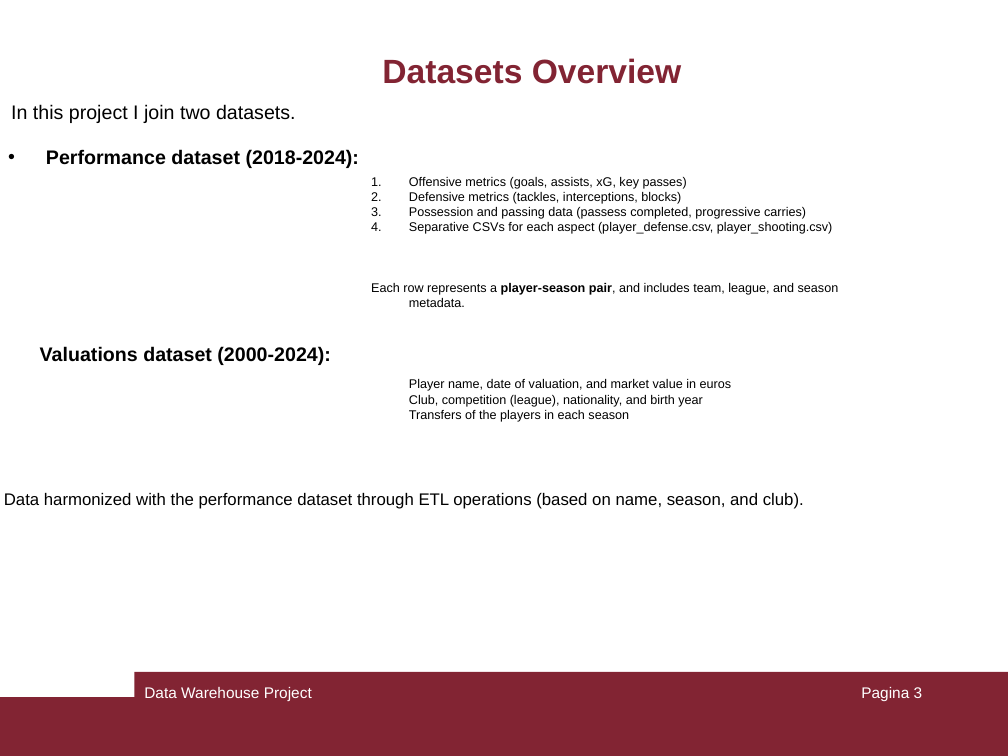
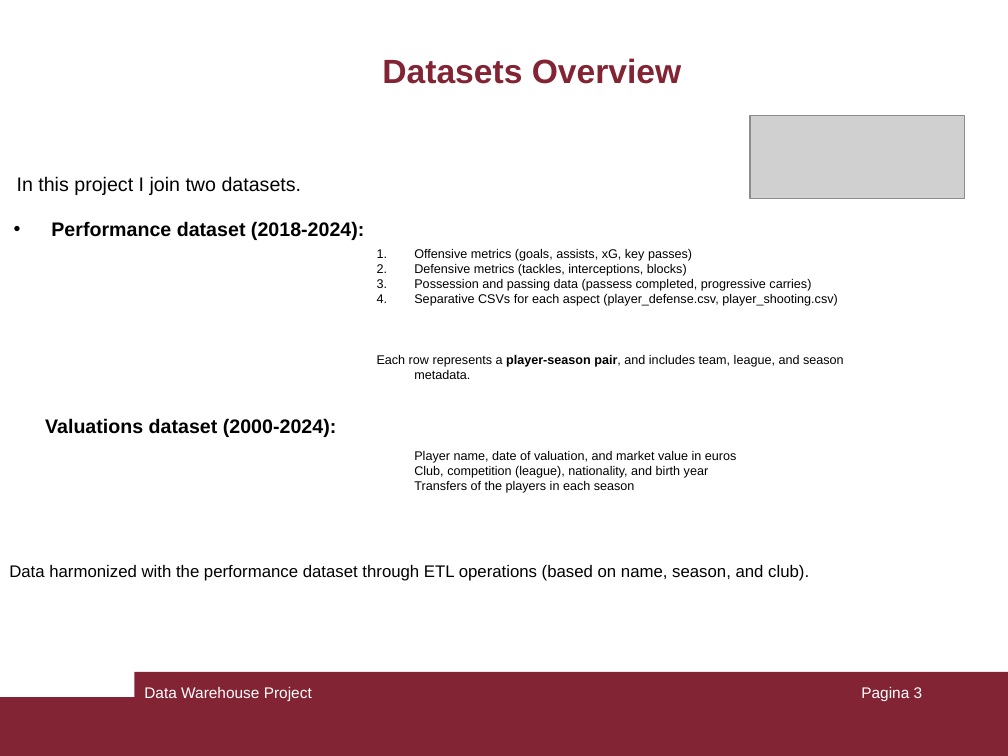
Before and after one commit to mattia9203/Data-Warehouse-on-football-data, a slide deck: slide 3 of presentation.ppt. Drawn at 1008x756 pixels with LibreOffice and Linux fonts; fonts in the diff are those of the drawing; grey boxes stand for pictures. Boxes give left, top, right and bottom in pixels: in the first picture for what was removed or moved away, otherwise in the second. Text is boxed around its words. In the diff, an @@ line names an element or a change of style, - is before the commit and + after.

```diff
--- a/presentation.ppt
+++ b/presentation.ppt
@@ picture added at bbox=[750, 115, 965, 198] @@
@@ 5 texts: place and size @@
-5 texts at bbox=[4, 104, 804, 509]
+5 texts at bbox=[9, 176, 809, 581]
@@ text "Offensive metrics (goals, assists, xG, ...": place and size @@
-text "Offensive metrics (goals, assists, xG, ..." at bbox=[371, 177, 839, 307]
+text "Offensive metrics (goals, assists, xG, ..." at bbox=[377, 249, 844, 379]
```
Also in this commit, not shown: 5 other slides changed.
